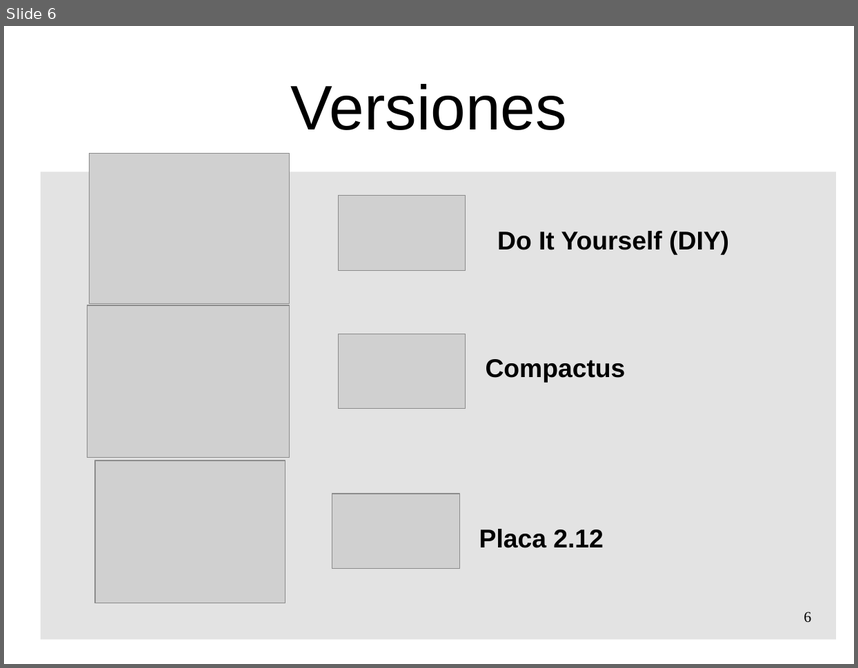
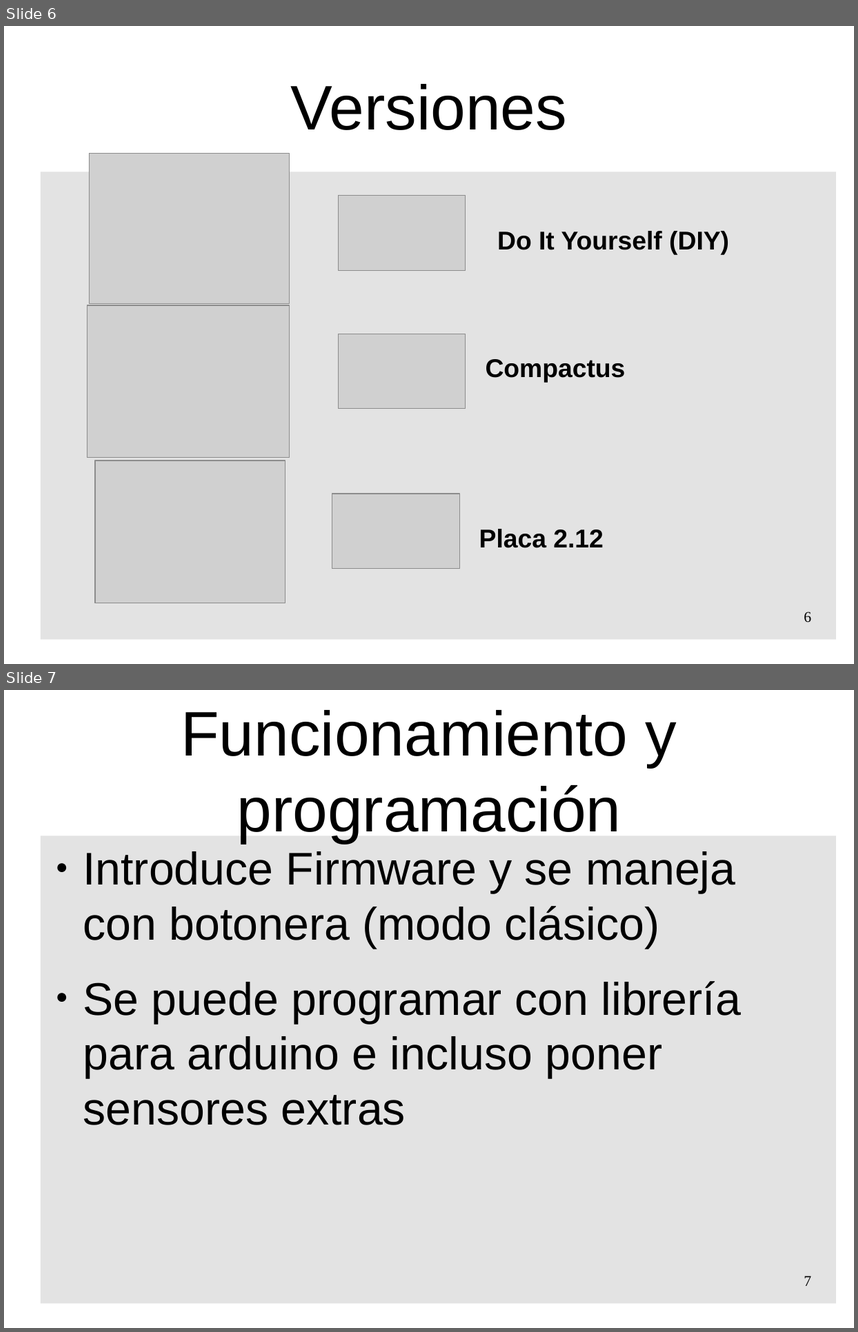
Before and after one commit to pedroruizf/taller_escornabot, a slide deck: presentacion_taller_escornabot.odp. Shown one above the other, each under a label of ours: slide 6 before the commit, slides 6 and 7 after it. The pictures are 858x668 and 858x1332 pixels, drawn with LibreOffice and Linux fonts; fonts in the diff are those of the drawing; grey boxes stand for pictures; background and template pictures are left out. Boxes give left, top, right and bottom in pixels: in the first picture for what was removed or moved away, otherwise in the second. Text is boxed around its words. In the diff, an @@ line names an element or a change of style, - is before the commit and + after.

Commit message:
cambios en al presentación

```diff
--- a/presentacion_taller_escornabot.odp
+++ b/presentacion_taller_escornabot.odp
@@ slide 7 added at (4, 690, 854, 1328), background #FFFFFF; not listed: 1 template element that a slide beside it also shows @@
@@ title added at (181, 710, 677, 843), 58.7 pt, text #000000 @@
+Funcionamiento y programación
@@ text added at (83, 851, 741, 1125), 42.7 pt, text #000000 @@
+● Introduce Firmware y se maneja con botonera (modo clásico)
+● Se puede programar con librería para arduino e incluso poner sensores extras
@@ page number added at (804, 1276, 811, 1286), 14 pt, text #000000 @@
+7
```
Also in this commit, not shown: 2 other files.
